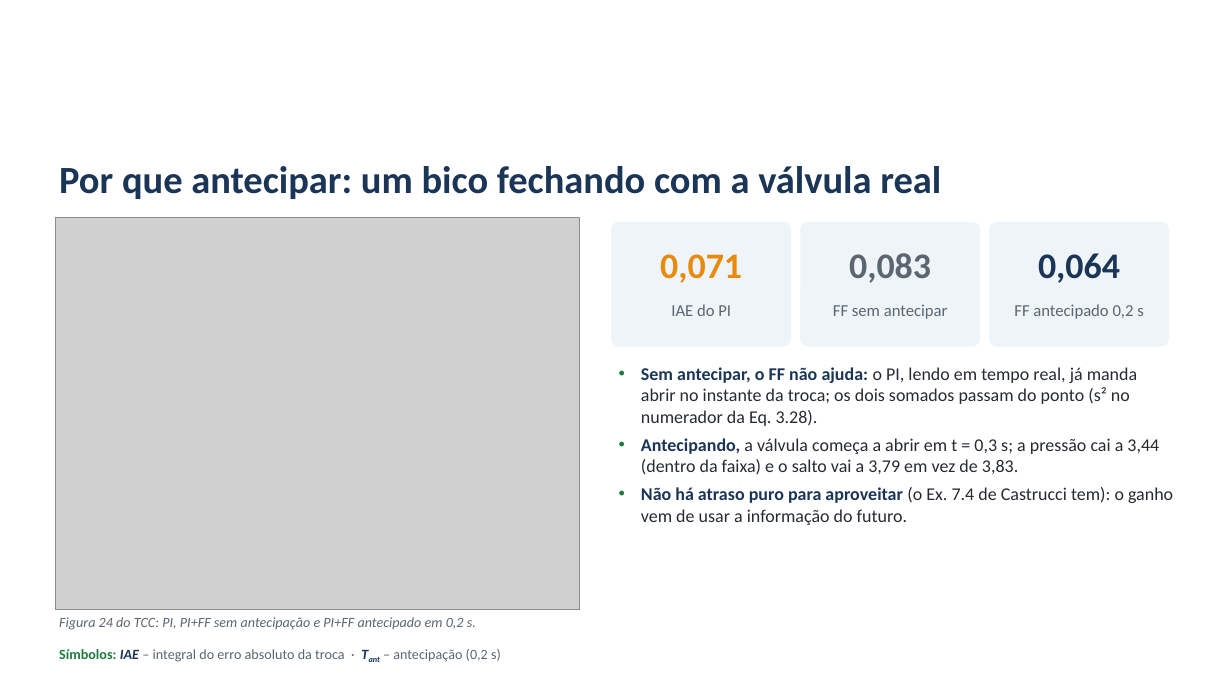
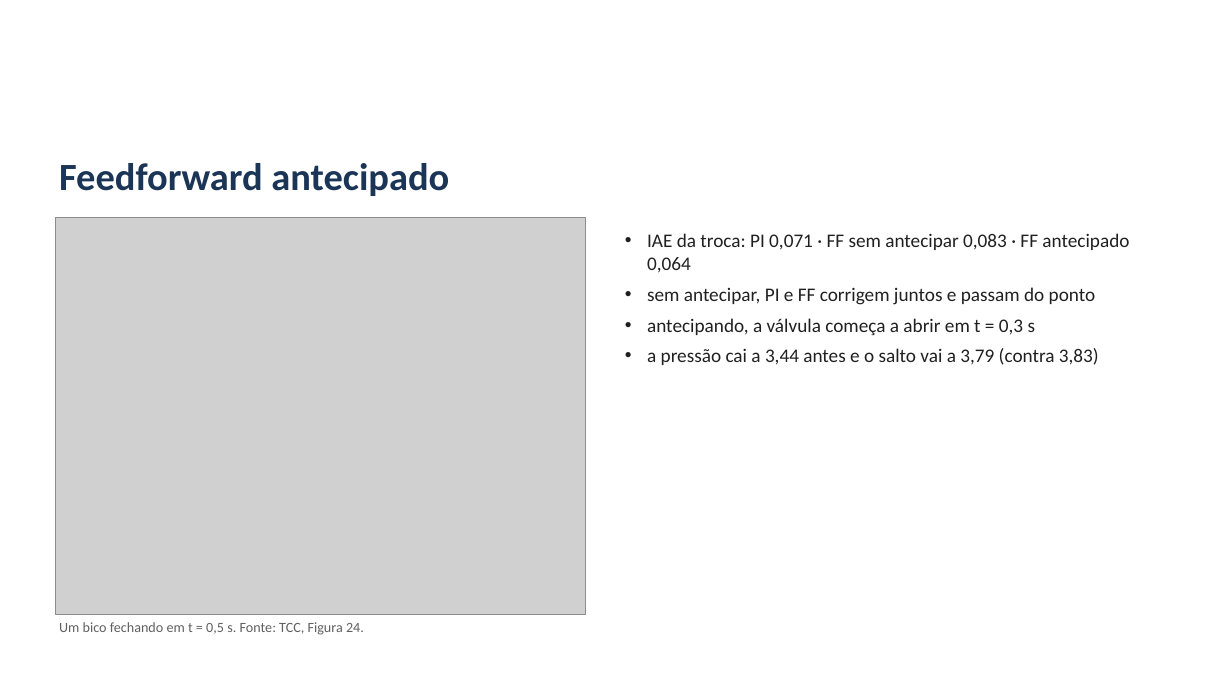
Before and after one commit to alexteroltismart/tcc, a slide deck: slide 23 of docs/Apresentacao_Banca_TCC_v25.pptx (slide 24 before the commit). Drawn at 1232x693 pixels with LibreOffice and Linux fonts; fonts in the diff are those of the drawing; grey boxes stand for pictures; background and template pictures are left out. Boxes give left, top, right and bottom in pixels: in the first picture for what was removed or moved away, otherwise in the second. Text is boxed around its words. In the diff, an @@ line names an element or a change of style, - is before the commit and + after.

```diff
--- a/docs/Apresentacao_Banca_TCC_v25.pptx
+++ b/docs/Apresentacao_Banca_TCC_v25.pptx
@@ text "Feedforward antecipado" at <box>59,163,449,196</box>: vertical alignment middle to top @@
@@ text at <box>59,163,449,196</box>: text changed @@
-Por que antecipar: um bico fechando com a válvula real
+Feedforward antecipado
@@ picture: place and size @@
-picture at <box>55,217,579,610</box>
+picture at <box>55,217,585,615</box>
@@ rounded rectangle removed at <box>612,222,791,347</box> @@
@@ text at <box>647,233,1129,365</box>: text changed; size 14 to 15 pt; text colour #262B33 to #202020 @@
-• Sem antecipar, o FF não ajuda: o PI, lendo em tempo real, já manda abrir no instante da troca; os dois somados passam do ponto (s² no numerador da Eq. 3.28).
-• Antecipando, a válvula começa a abrir em t = 0,3 s; a pressão cai a 3,44 (dentro da faixa) e o salto vai a 3,79 em vez de 3,83.
-• Não há atraso puro para aproveitar (o Ex. 7.4 de Castrucci tem): o ganho vem de usar a informação do futuro.
+• IAE da troca: PI 0,071 · FF sem antecipar 0,083 · FF antecipado 0,064
+• sem antecipar, PI e FF corrigem juntos e passam do ponto
+• antecipando, a válvula começa a abrir em t = 0,3 s
+• a pressão cai a 3,44 antes e o salto vai a 3,79 (contra 3,83)
@@ rounded rectangle removed at <box>800,222,980,347</box> @@
@@ rounded rectangle removed at <box>990,222,1169,347</box> @@
@@ text removed at <box>660,254,742,283</box> @@
-0,071
@@ text removed at <box>849,253,931,283</box> @@
-0,083
@@ text removed at <box>1038,253,1120,283</box> @@
-0,064
@@ text removed at <box>671,304,731,316</box> @@
-IAE do PI
@@ text removed at <box>833,304,948,319</box> @@
-FF sem antecipar
@@ text removed at <box>1014,304,1144,319</box> @@
-FF antecipado 0,2 s
@@ text removed at <box>59,617,476,630</box> @@
-Figura 24 do TCC: PI, PI+FF sem antecipação e PI+FF antecipado em 0,2 s.
@@ text added at <box>59,622,364,635</box>, 11 pt, text #606060 @@
+Um bico fechando em t = 0,5 s. Fonte: TCC, Figura 24.
@@ text removed at <box>59,649,501,662</box> @@
-Símbolos: IAE – integral do erro absoluto da troca · Tant – antecipação (0,2 s)
```
Also in this commit, not shown: 24 other slides changed, 1 slide removed, 4 other files.
